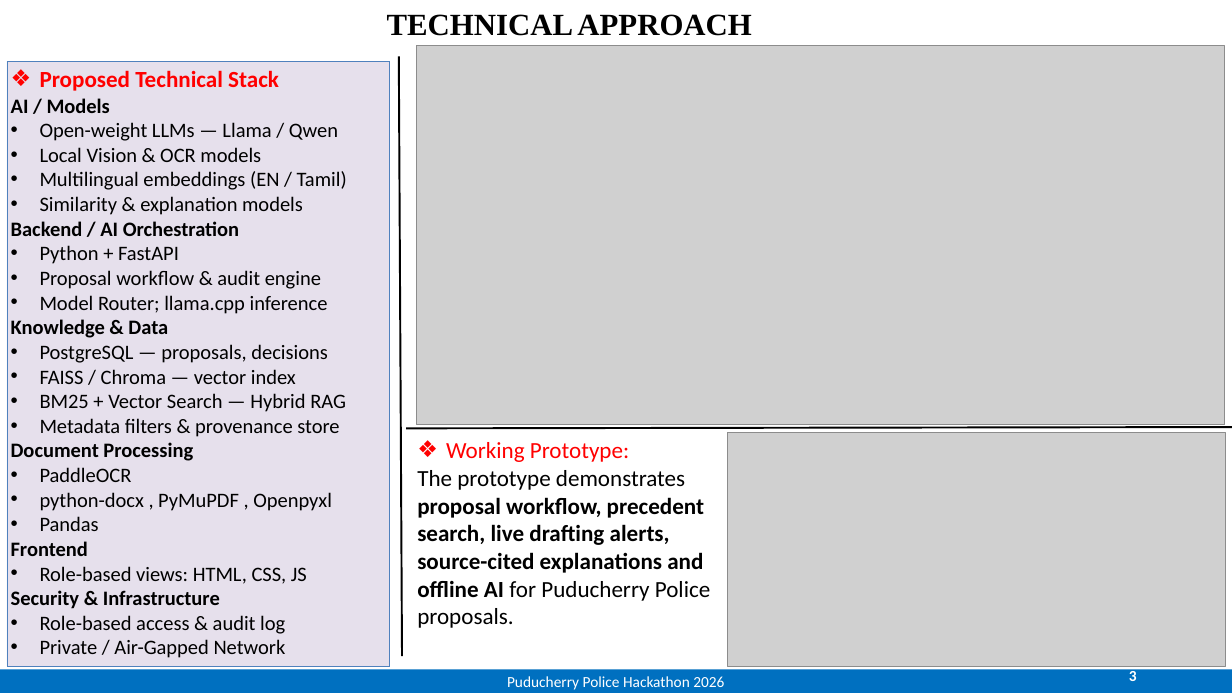
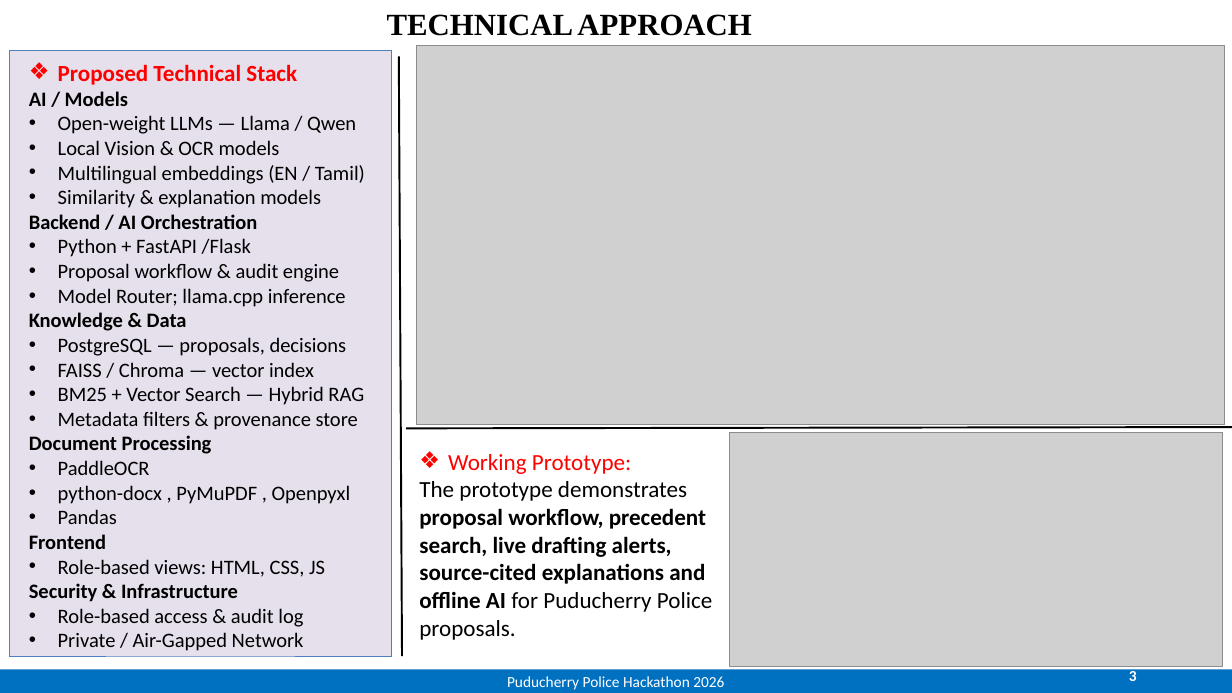
Before and after one commit to JeevanHaris/IMPRS, a slide deck: slide 3 of Puducherry_Police_Hackathon_IPMPRS.pptx. Drawn at 1232x693 pixels with LibreOffice and Linux fonts; fonts in the diff are those of the drawing; grey boxes stand for pictures. Boxes give left, top, right and bottom in pixels: in the first picture for what was removed or moved away, otherwise in the second. Text is boxed around its words. In the diff, an @@ line names an element or a change of style, - is before the commit and + after.

```diff
--- a/Puducherry_Police_Hackathon_IPMPRS.pptx
+++ b/Puducherry_Police_Hackathon_IPMPRS.pptx
@@ rectangle: place and size @@
-rectangle at [7, 61, 390, 666]
+rectangle at [9, 51, 392, 656]
@@ text "Proposed Technical Stack": place and size @@
-text "Proposed Technical Stack" at [11, 70, 347, 658]
+text "Proposed Technical Stack" at [29, 64, 365, 651]
@@ text at [58, 238, 251, 257]: text changed @@
-• Python + FastAPI
+• Python + FastAPI /Flask
@@ text "Working Prototype:": place and size @@
-text "Working Prototype:" at [417, 442, 710, 628]
+text "Working Prototype:" at [419, 454, 712, 640]
```
Also in this commit, not shown: 3 other slides changed, 12 other files.
